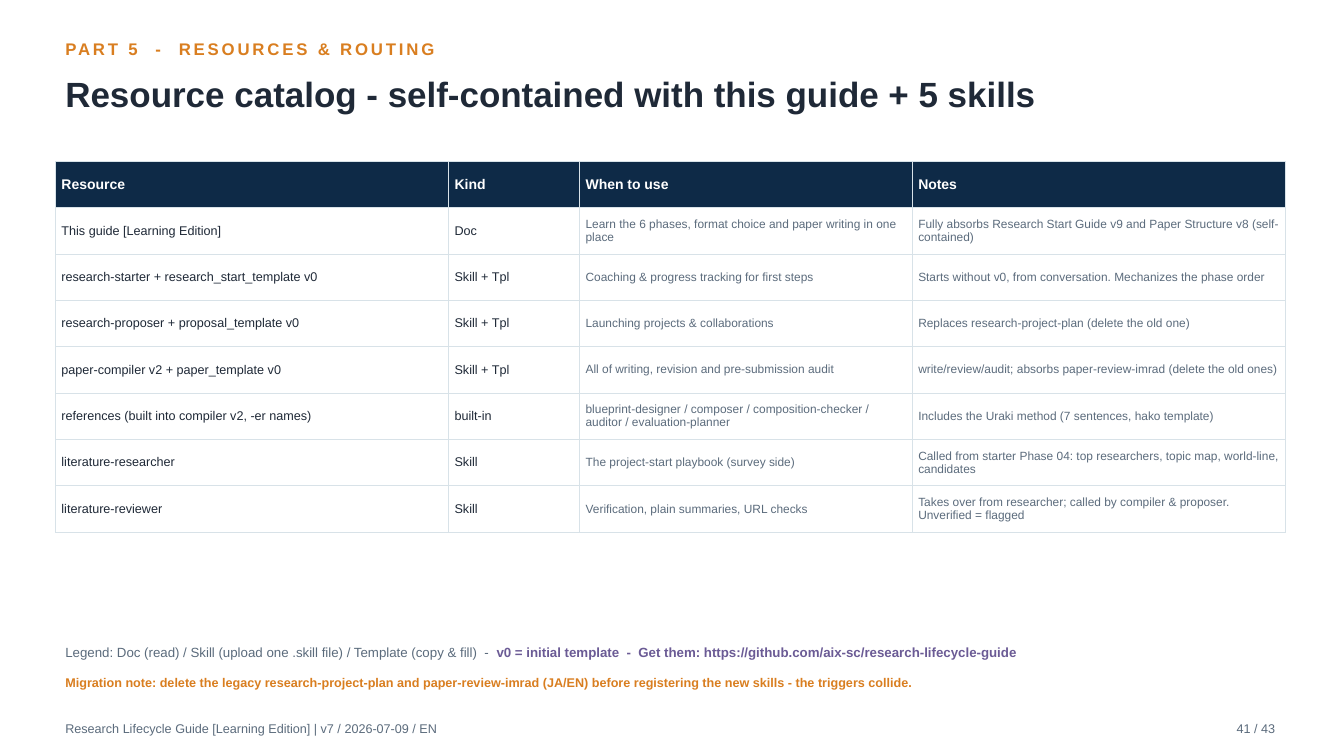
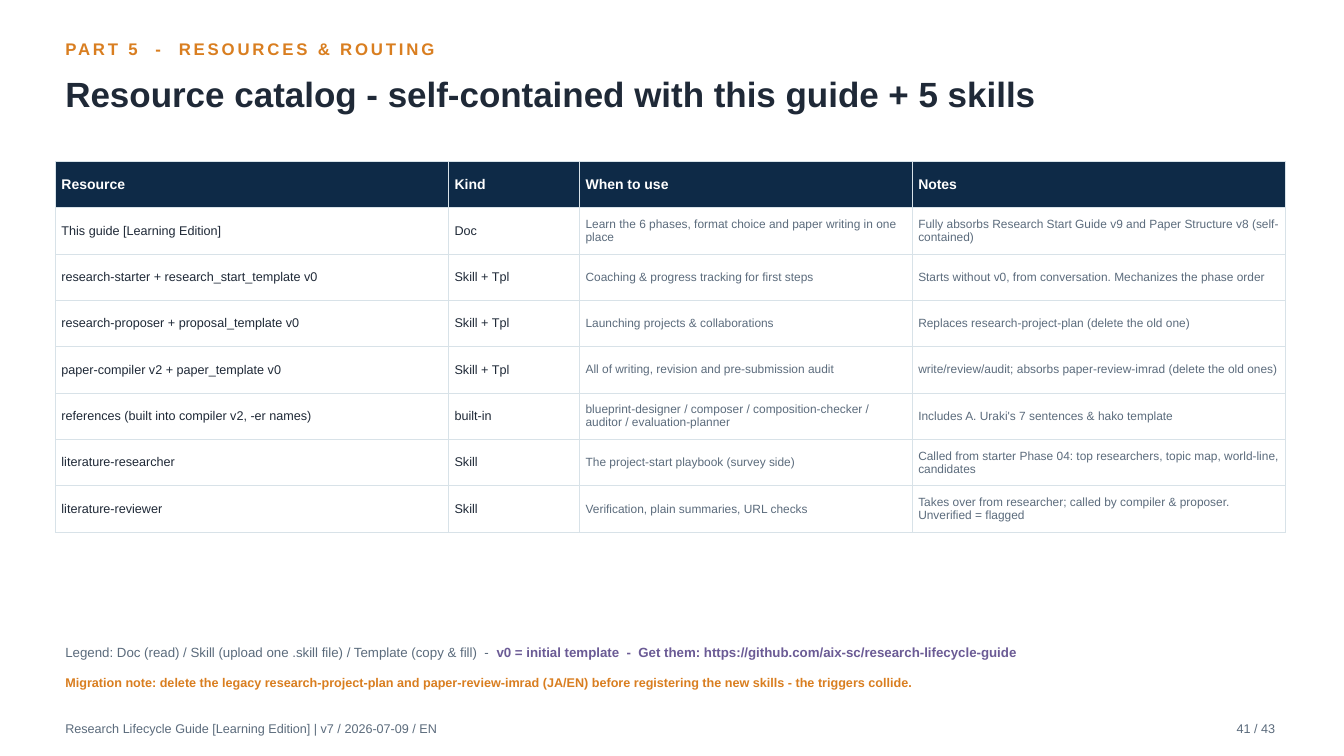
Before and after one commit to aix-sc/research-lifecycle-guide, a slide deck: slide 41 of docs/20260709_Research_Lifecycle_Guide_v7_EN.pptx. Drawn at 1344x756 pixels with LibreOffice and Linux fonts; fonts in the diff are those of the drawing. Boxes give left, top, right and bottom in pixels: in the first picture for what was removed or moved away, otherwise in the second. Text is boxed around its words. In the diff, an @@ line names an element or a change of style, - is before the commit and + after.

```diff
--- a/docs/20260709_Research_Lifecycle_Guide_v7_EN.pptx
+++ b/docs/20260709_Research_Lifecycle_Guide_v7_EN.pptx
@@ table at <box>55,161,1286,526</box> @@
-row 6, column 4: Includes the Uraki method (7 sentences, hako template)
+row 6, column 4: Includes A. Uraki's 7 sentences & hako template
```
Also in this commit, not shown: 3 other slides changed, 6 other files.
